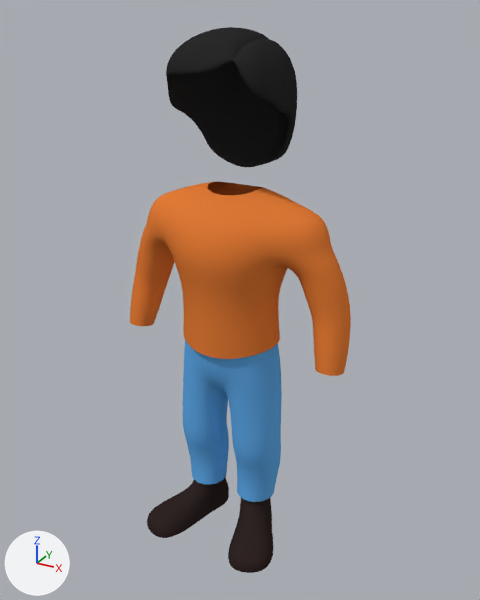
The Blender file Assets/Meshes/MaleHumanoid3.blend, before and after one commit.
Before and after are seen from a camera (50 mm lens) standing at (1.16, -2.049, 2.043) and looking at (0.032, 0.002, 1.018). Arrows for +X, +Y and +Z are at lower left; the lights stay in place.

Names of what the first picture shows: 'Hair', 'Pants', 'Shirt', 'Shoes'.
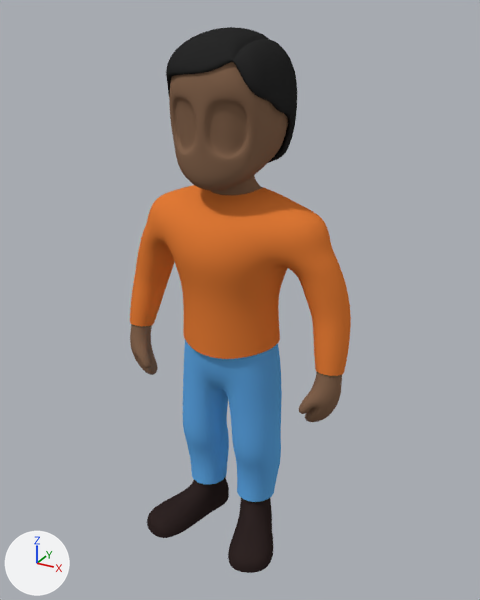
Boxes [x1, y1, x2, y2] around the edits, measured in the pictures (480 x 600 px):
```json
{"object": "Body", "change": "shown", "after": [130, 62, 342, 422], "on screen": "brown"}
```

Scene script edits in JSON lines:
```json
{"op": "remove", "block": "ob_body", "code": "ob_body.hide_set(True)  # wire or fog, not drawn"}
```
